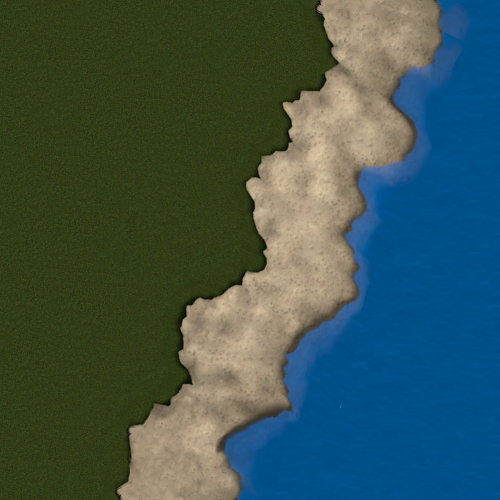
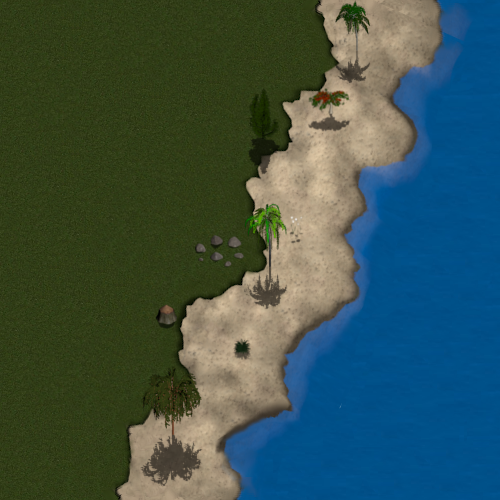
Layered file, before and after one edit (500×500). Changes by layer:
added layer "stein_schatten0001.png#7" above "baum_schatten0001.png#30" over [194, 235, 244, 268]
added layer "baum_schatten0001.png#30" above "baum_schatten0001.png#17" over [335, 0, 371, 84]
added layer "baum_schatten0001.png#17" above "baum_schatten0001.png#10" over [243, 203, 288, 310]
added layer "baum_schatten0001.png#10" above "Background copy#19" over [140, 366, 203, 486]
added layer "Background copy#19" above "Background copy#16" over [232, 338, 251, 360]
added layer "Background copy#16" above "Background copy#12" over [307, 88, 351, 132]
added layer "Background copy#12" above "Background copy#9" over [289, 216, 304, 244]
added layer "Background copy#9" above "Background copy#2" over [155, 304, 177, 329]
added layer "Background copy#2" above "Clipboard" over [248, 88, 280, 175]
